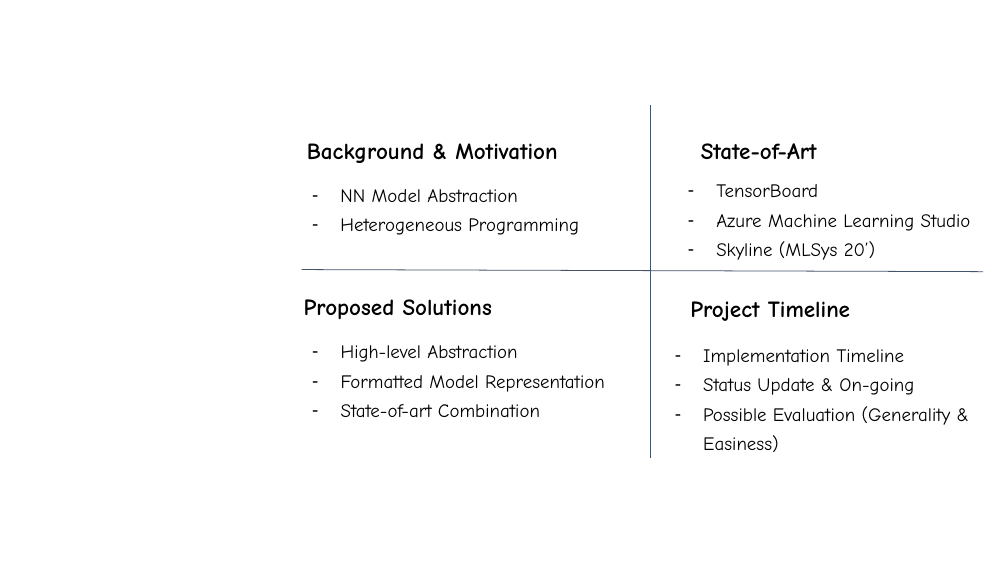
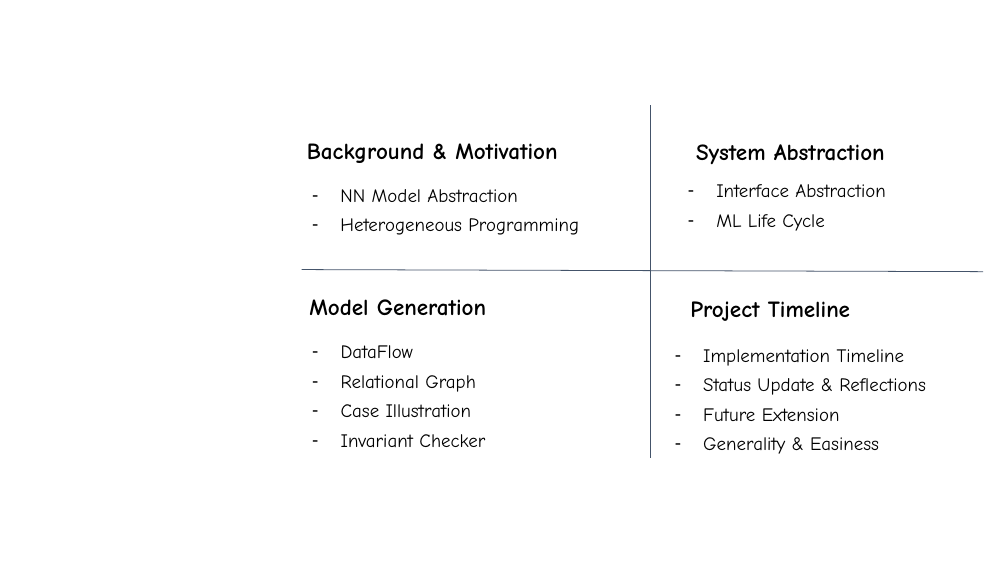
Before and after one commit to yishangru/CS8803_MLSystem_Project, a slide deck: slide 2 of deliverables/final/CS8803_Project_Final_PPT .pptx. Drawn at 1008x567 pixels with LibreOffice and Linux fonts; fonts in the diff are those of the drawing; background and template pictures are left out. Boxes give left, top, right and bottom in pixels: in the first picture for what was removed or moved away, otherwise in the second. Text is boxed around its words. In the diff, an @@ line names an element or a change of style, - is before the commit and + after.

```diff
--- a/deliverables/final/CS8803_Project_Final_PPT .pptx
+++ b/deliverables/final/CS8803_Project_Final_PPT .pptx
@@ text at (696,144,885,164): text changed @@
-State-of-Art
+System Abstraction
@@ text at (716,184,885,231): text changed @@
-– TensorBoard
-– Azure Machine Learning Studio
-– Skyline (MLSys 20’)
+– Interface Abstraction
+– ML Life Cycle
@@ text at (309,299,486,316): text changed @@
-Proposed Solutions
+Model Generation
@@ text at (341,345,485,447): text changed @@
-– High-level Abstraction
-– Formatted Model Representation
-– State-of-art Combination
+– DataFlow
+– Relational Graph
+– Case Illustration
+– Invariant Checker
@@ text at (703,378,926,454): text changed @@
-– Status Update & On-going
-– Possible Evaluation (Generality & Easiness)
+– Status Update & Reflections
+– Future Extension
+– Generality & Easiness
```
Also in this commit, not shown: 5 other slides changed, 16 slides added, 9 slides removed, 3 other files.
